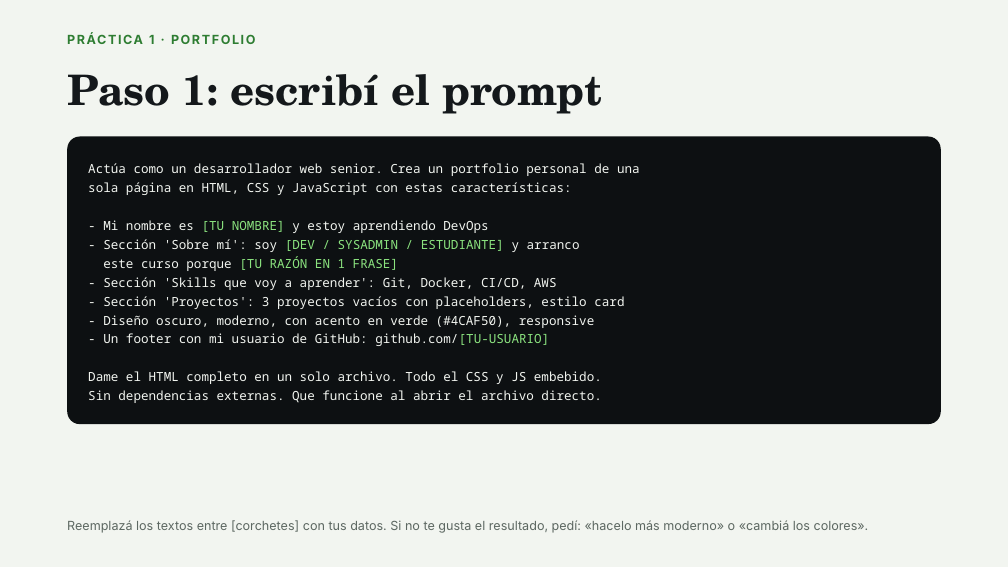
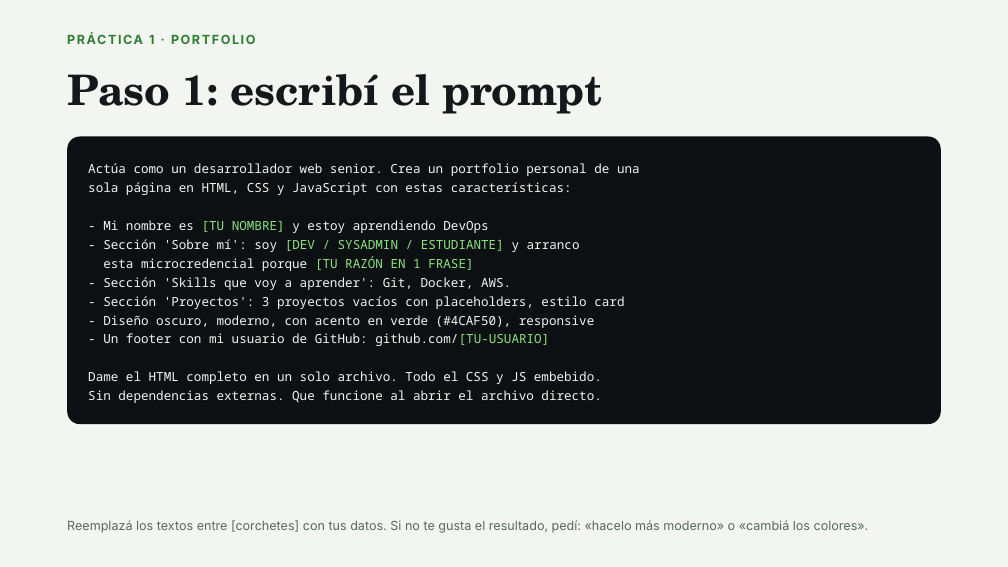
Before and after one commit to trayectopython2026/microcredencial-devops, a slide deck: slide 16 of Fundamentos de DevOps – Clase 1.pptx. Drawn at 1008x567 pixels with LibreOffice and Linux fonts; fonts in the diff are those of the drawing. Boxes give left, top, right and bottom in pixels: in the first picture for what was removed or moved away, otherwise in the second. Text is boxed around its words. In the diff, an @@ line names an element or a change of style, - is before the commit and + after.

```diff
--- a/Fundamentos de DevOps – Clase 1.pptx
+++ b/Fundamentos de DevOps – Clase 1.pptx
@@ text in rounded rectangle at (103,256,511,290): text changed @@
-este curso porque [TU RAZÓN EN 1 FRASE]
-- Sección 'Skills que voy a aprender': Git, Docker, CI/CD, AWS
+esta microcredencial porque [TU RAZÓN EN 1 FRASE]
+- Sección 'Skills que voy a aprender': Git, Docker, AWS.
```
Also in this commit, not shown: 1 other slide changed, 1 other file.
